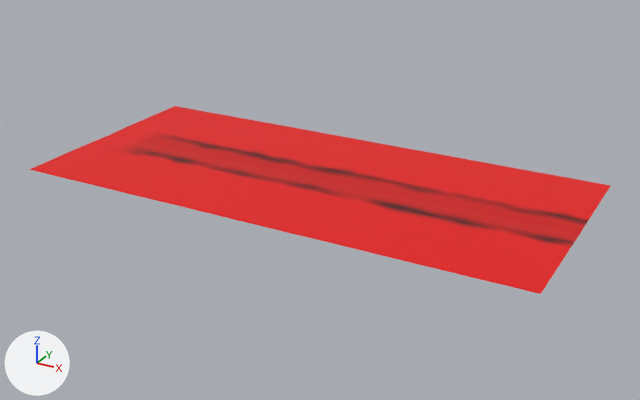
Two versions of the glTF model art/models/env_aldgate_street.glb, one commit apart.
Camera for both pictures: a 50 mm camera at (-59.1, -112.0, 30.5) aimed at (-94.6, -47.4, -1.8). The axes (+X, +Y, +Z) are drawn at lower left. The lights are the same throughout. The picture after the commit comes second. Objects named as collision shapes, trigger or cutter boxes, shadow casters or lower levels of detail are left out.

Objects in the first picture: 'Street'.
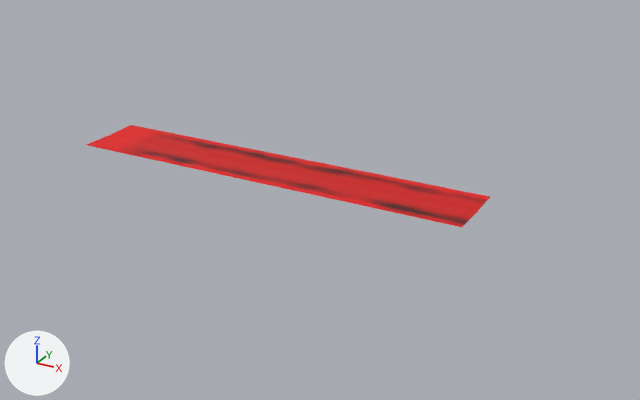
Pixel boxes (x1, y1, x2, y2) of what changed, in the pictures (640 x 400 px):
'Street', reshaped (31% narrower, 46% shorter)
    before: (29, 106, 611, 294)
    after: (87, 125, 490, 227)
part 1 of me_street, deleted (red)
    before: (29, 106, 611, 294)

Edits to the bpy script that builds the scene:
```text
Change me_street:
    used by ob_street; location = (0.0, 0.0, 0.0)
    remove me_street.from_pydata(...)  # 4365 vertices, 8448 faces; spans x -119.5..-71.5, y -58.0..-36.0, z -0.1..0.1
    add me_street.from_pydata(...)  # 1200 vertices, 2212 faces; spans x -119.5..-80.0, y -50.5..-43.5, z -0.1..0.1
    me_street part 1: 3165 vertices removed from x -119.5..-71.5, y -58.0..-36.0, z -0.1..0.1
```
